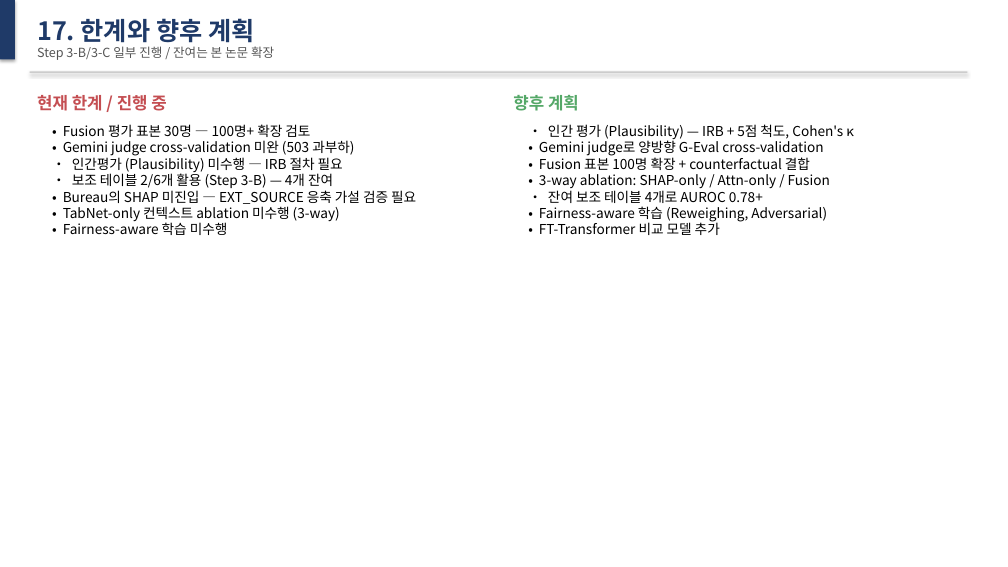
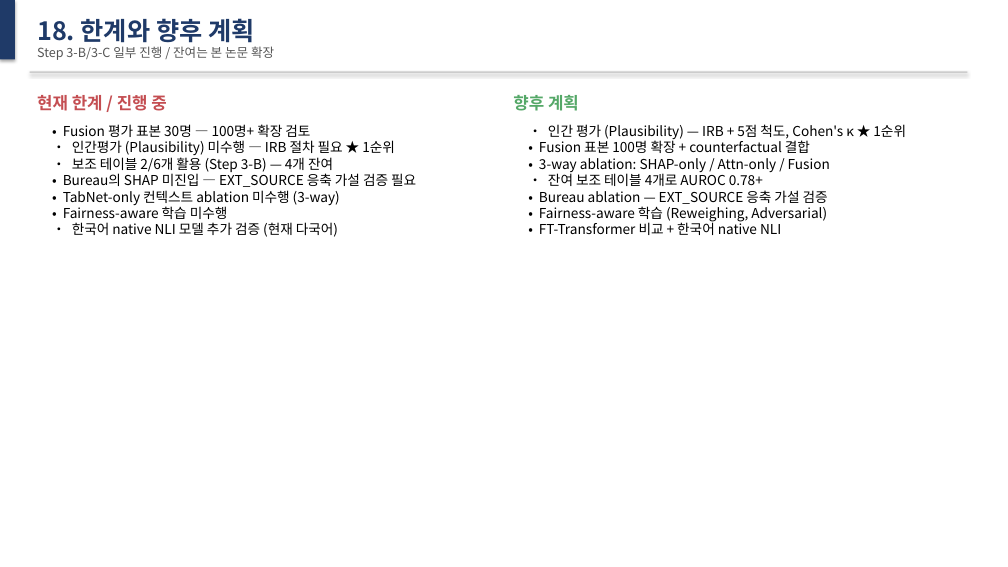
Before and after one commit to Tim-Green0/tabnet-xai-rag-credit, a slide deck: slide 19 of paper/midterm_slides.pptx (slide 18 before the commit). Drawn at 1008x567 pixels with LibreOffice and Linux fonts; fonts in the diff are those of the drawing. Boxes give left, top, right and bottom in pixels: in the first picture for what was removed or moved away, otherwise in the second. Text is boxed around its words. In the diff, an @@ line names an element or a change of style, - is before the commit and + after.

```diff
--- a/paper/midterm_slides.pptx
+++ b/paper/midterm_slides.pptx
@@ text at box(37, 18, 254, 48): text changed @@
-17. 한계와 향후 계획
+18. 한계와 향후 계획
@@ text at box(72, 140, 395, 155): text changed @@
-• Gemini judge cross-validation 미완 (503 과부하)
-• 인간평가 (Plausibility) 미수행 — IRB 절차 필요
+• 인간평가 (Plausibility) 미수행 — IRB 절차 필요 ★ 1순위
@@ text at box(548, 124, 906, 141): text changed @@
-• 인간 평가 (Plausibility) — IRB + 5점 척도, Cohen's κ
-• Gemini judge로 양방향 G-Eval cross-validation
+• 인간 평가 (Plausibility) — IRB + 5점 척도, Cohen's κ ★ 1순위
@@ text at box(539, 190, 828, 204): paragraph added @@
+• Bureau ablation — EXT_SOURCE 응축 가설 검증
@@ text at box(72, 222, 338, 237): paragraph added @@
+• 한국어 native NLI 모델 추가 검증 (현재 다국어)
@@ text at box(539, 221, 781, 235): text changed @@
-• FT-Transformer 비교 모델 추가
+• FT-Transformer 비교 + 한국어 native NLI
```
Also in this commit, not shown: 1 other slide changed, 1 slide added, 5 other files.
